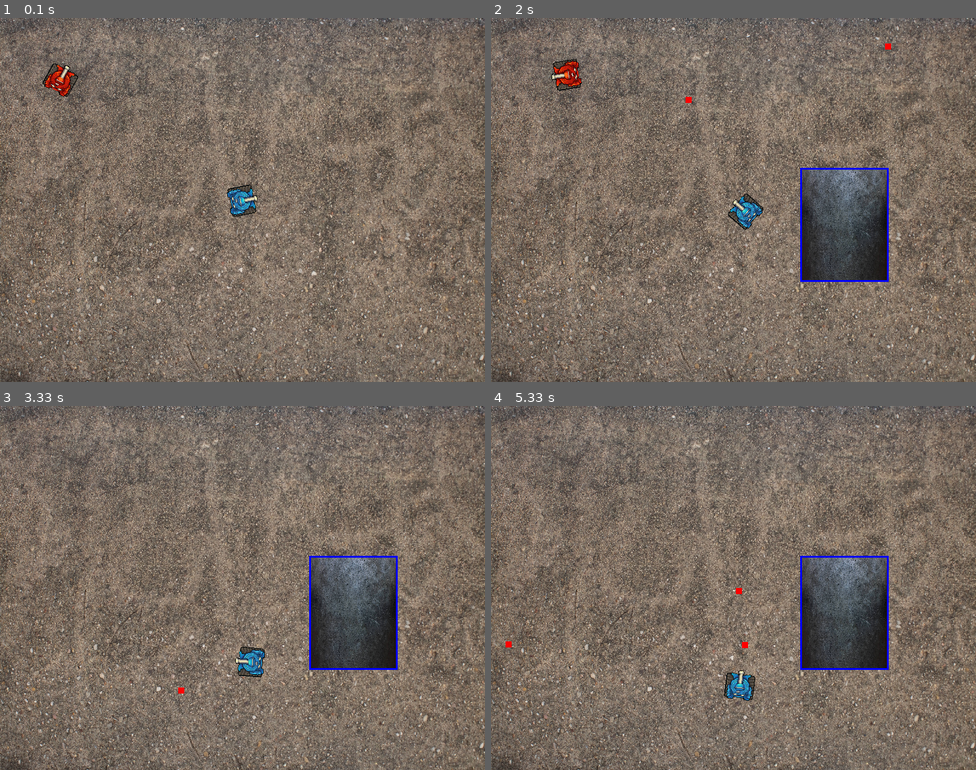
Above: before the commit, frames 1-4 (two rows, left to right).
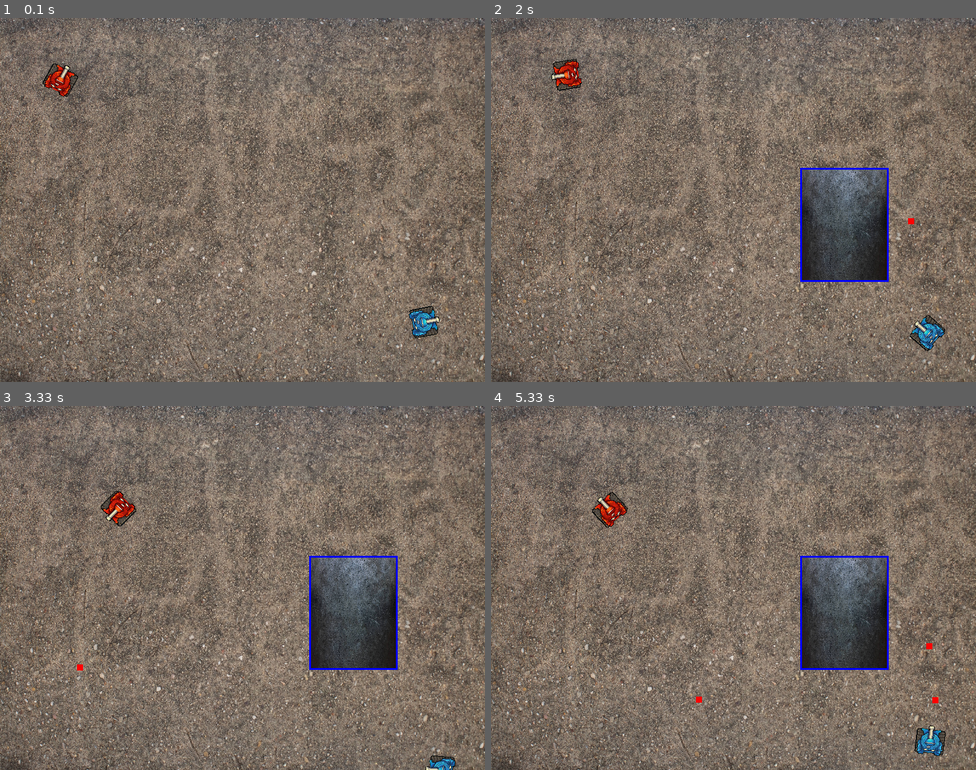
Above: after the commit, the same moments.

Repository: JedlaTypek/pygame-tanks
Game: pygame game, started from main.py
Same seed, same stepped clock (60 frames per second), same inputs: the game is played once before the commit and once after it.
Inputs (mouse positions are in pixels of both pictures, inside the frame that each line leads up to):
- Up to frame 1 (0.1 s): no input
- Up to frame 2 (2 s): tap Space at 0.33, 1.4, 1.7, 1.97 s; press the mouse at (869, 174) at 0.7 s; move the mouse to (888, 167) at 0.8 s; release the mouse at (908, 163) at 0.93 s; press the mouse at (888, 167) at 1.03 s; move the mouse to (845, 225) at 1.13 s; release the mouse at (801, 280) at 1.27 s; hold Left 1.33-1.87 s; hold A 1.33-1.87 s; hold Down from 1.9 s (still down); hold S from 1.9 s (still down)
- Up to frame 3 (3.33 s): release Down at 2.2 s; release S at 2.2 s; hold Left 2.23-2.63 s; hold A 2.23-2.63 s; tap Space at 2.3, 2.6, 2.73, 3.13 s; hold Up 2.67-3.03 s; hold W 2.67-3.03 s; hold Right from 3.07 s (still down); hold D from 3.07 s (still down)
- Up to frame 4 (5.33 s): tap Space at 3.43, 3.8, 4.2, 4.5, 4.7, 5, 5.2 s; release Right at 3.7 s; release D at 3.7 s; hold S 3.73-4.1 s; hold A 4.13-4.6 s; hold D 4.63-5.1 s; hold W from 5.13 s (still down)

The runs differ from the first frame. In frame 1, 0.8% of the frame differs, in the area x 46-91%, y 45-88%; in frame 2, 0.9%; in frame 3, 1.0%; in frame 4, 1.3%, in the area x 3-94%, y 23-97%.

Commit message:
End screen

Diff:
--- a/main.py
+++ b/main.py
@@ -15,6 +15,8 @@
         pygame.display.set_caption("Tanks")  # Název okna
         self.clock = pygame.time.Clock()  # Vytvoření hodin
         self.running = True  # Hra běží
+        self.paused = False
+        self.timer = 0
 
         # Komponenty
         self.custom_surface = CustomSurface(SCREEN_WIDTH, SCREEN_HEIGHT, (0, 0))
@@ -27,7 +29,7 @@
     def add_person_sprites(self):
         '''Přidání postav do hry'''
         self.person_sprites_list.append(PersonSprite(100, 100, self.bullets, "red"))
-        self.person_sprites_list.append(PersonSprite(400, 300, self.bullets, "blue"))
+        self.person_sprites_list.append(PersonSprite(SCREEN_WIDTH - 100, SCREEN_HEIGHT - 100, self.bullets, "blue"))
         for person in self.person_sprites_list:
             self.person_sprites.add(person)
 
@@ -66,26 +68,50 @@
 
     def update(self):
         '''Aktualizace herního stavu'''
-        keys = pygame.key.get_pressed()
-        self.person_sprites.update(keys, self.walls.get_walls())
-        self.bullets.update(self.walls.get_walls(), self.person_sprites)
+        if not self.paused:
+            keys = pygame.key.get_pressed()
+            self.person_sprites.update(keys, self.walls.get_walls())
+            self.bullets.update(self.walls.get_walls(), self.person_sprites)
 
-        # Kontrola kolize střel s hráči
-        for bullet in self.bullets:
-            hit_players = pygame.sprite.spritecollide(bullet, self.person_sprites, True, pygame.sprite.collide_mask)
-            for player in hit_players:
-                bullet.kill()
-                player.kill()
-                if player != bullet.firing_player:
-                    bullet.firing_player.score += 1
+            # Kontrola kolize střel s hráči
+            for bullet in self.bullets:
+                hit_players = pygame.sprite.spritecollide(bullet, self.person_sprites, False, pygame.sprite.collide_mask)
+                for player in hit_players:
+                    bullet.kill()
+                    player.alive = False
+                    for person in self.person_sprites:
+                        if person.alive:
+                            person.score += 1
+                            self.paused = True
+                            self.timer = 180
+                            for p in self.person_sprites:
+                                if p.player_color == "red":
+                                    p.rect.centerx = 100
+                                    p.rect.centery = 100
+                                elif p.player_color == "blue":
+                                    p.rect.centerx = SCREEN_WIDTH - 100
+                                    p.rect.centery = SCREEN_HEIGHT - 100
+        else:
+            self.timer -= 1
+            if self.timer == 0:
+                self.paused = False
+                for player in self.person_sprites:
+                    player.alive = True
 
     def draw(self):
         '''Vykreslení herních prvků'''
         self.screen.fill((255, 255, 0))  # Vyplnění obrazovky žlutou barvou
         self.custom_surface.draw(self.screen)  # Vykreslení vlastního Surface
-        self.walls.draw(self.screen)  # Vykreslení zdí
-        self.person_sprites.draw(self.screen)  # Vykreslení všech postav
-        self.bullets.draw(self.screen)  # Vykreslení střel
+        if not self.paused:
+            self.walls.draw(self.screen)  # Vykreslení zdí
+            self.person_sprites.draw(self.screen)  # Vykreslení všech postav
+            self.bullets.draw(self.screen)  # Vykreslení střel
+        else:
+            font = pygame.font.SysFont(None, 128)
+            players = list(self.person_sprites)  # Převede group na list
+            score_text = font.render(f"{players[0].score}:{players[1].score}", True, (0, 0, 0))
+            font_width, font_height = font.size(f"{players[0].score}:{players[1].score}")
+            self.screen.blit(score_text, (SCREEN_WIDTH/2 - font_width / 2, SCREEN_HEIGHT/2 - font_height / 2))
         pygame.display.flip()  # Zobrazení vykreslených prvků
 
 
--- a/person_sprite.py
+++ b/person_sprite.py
@@ -28,6 +28,7 @@
         self.fire_key_pressed = False
         self.bullets_group = bullets_group
         self.score = 0
+        self.alive = True
 
     def update(self, keys, walls):
         '''Aktualizace postavy (pohyb + animace)'''
